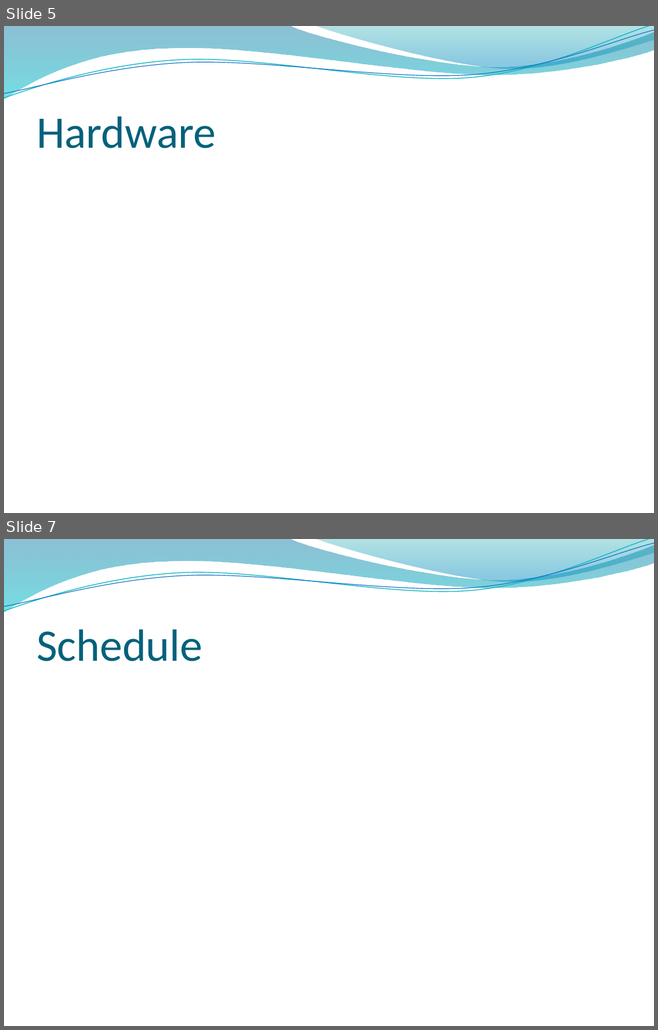
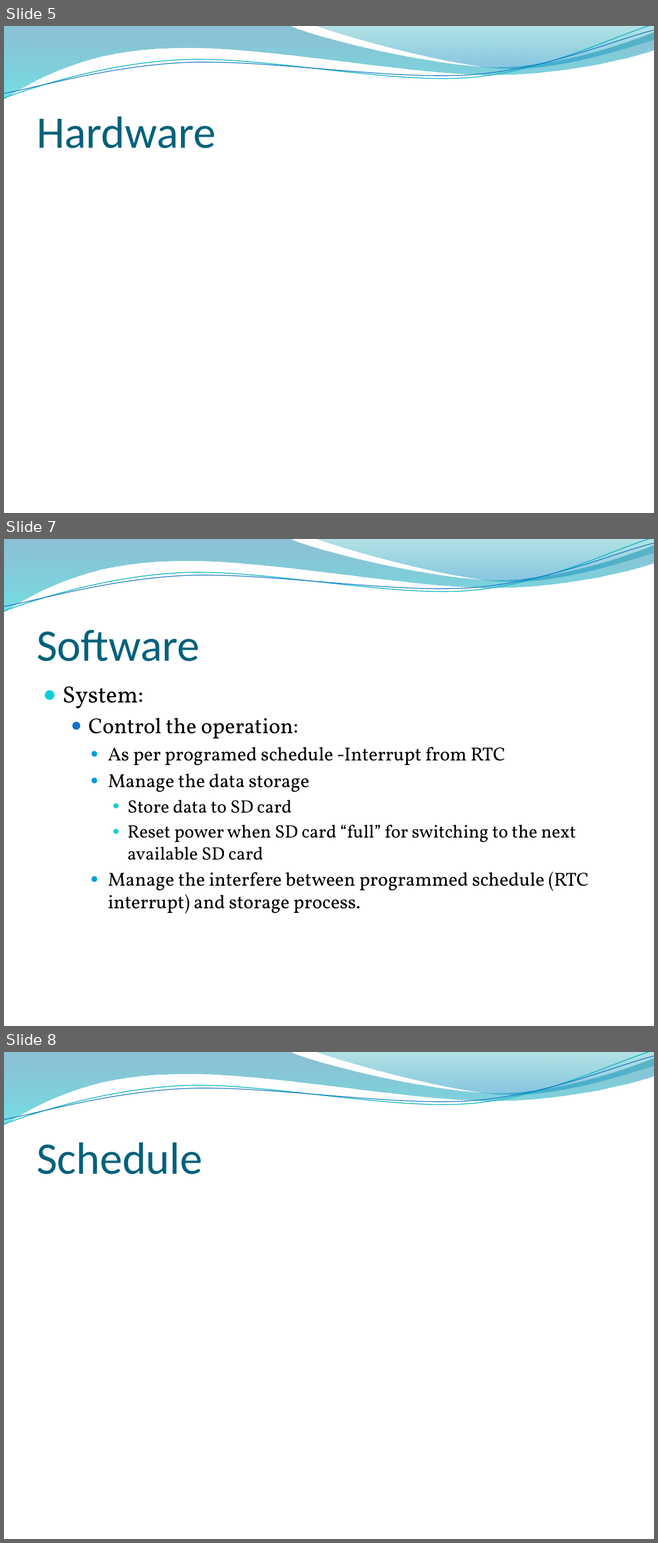
Before and after one commit to chelseathroop/UUVCapstone, a slide deck: CapstoneAssignments/CapstoneProposal.pptx. Shown one above the other, each under a label of ours: slides 5 and 7 before the commit, slides 5, 7 and 8 after it; the slides between them are not shown. The pictures are 658x1030 and 658x1543 pixels, drawn with LibreOffice and Linux fonts; fonts in the diff are those of the drawing; background and template pictures are left out. Boxes give left, top, right and bottom in pixels: in the first picture for what was removed or moved away, otherwise in the second. Text is boxed around its words. In the diff, an @@ line names an element or a change of style, - is before the commit and + after.

```diff
--- a/CapstoneAssignments/CapstoneProposal.pptx
+++ b/CapstoneAssignments/CapstoneProposal.pptx
@@ slide 7 added at (x1=4, y1=539, x2=654, y2=1026), background picture (left out); not listed: 4 template elements that a slide beside it also shows @@
@@ title added at (x1=36, y1=629, x2=199, y2=661), 50 pt, text #04617B @@
+Software
@@ text added at (x1=63, y1=686, x2=589, y2=914), 21 pt, text #000000 @@
+● System:
+  ● Control the operation:
+    ● As per programed schedule -Interrupt from RTC
+    ● Manage the data storage
+      ● Store data to SD card
+      ● Reset power when SD card “full” for switching to the next available SD card
+    ● Manage the interfere between programmed schedule (RTC interrupt) and storage process.
@@ what was slide 7 is now slide 8 @@
```
Also in this commit, not shown: 1 slide changed, 1 other slide added, 1 slide removed.
